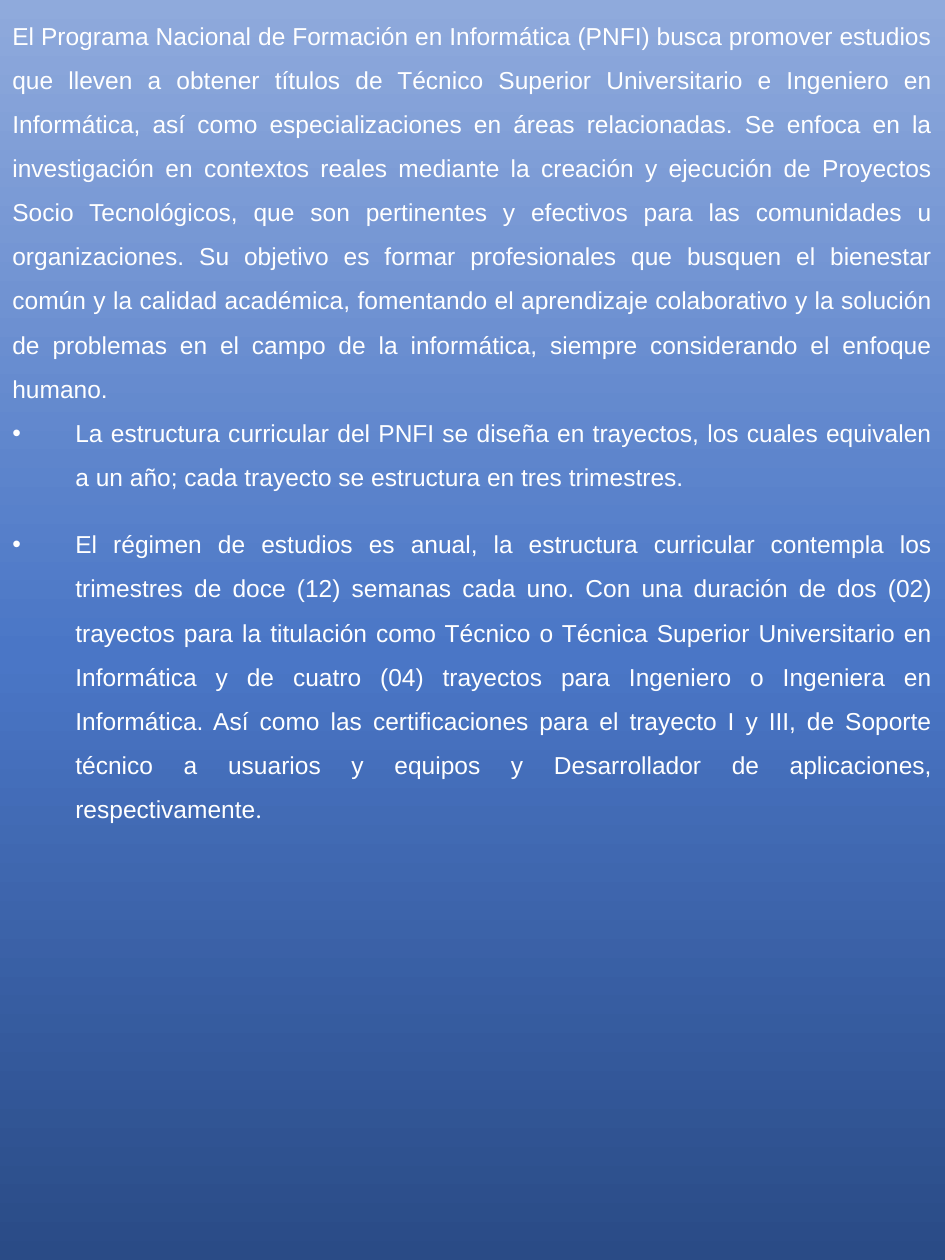
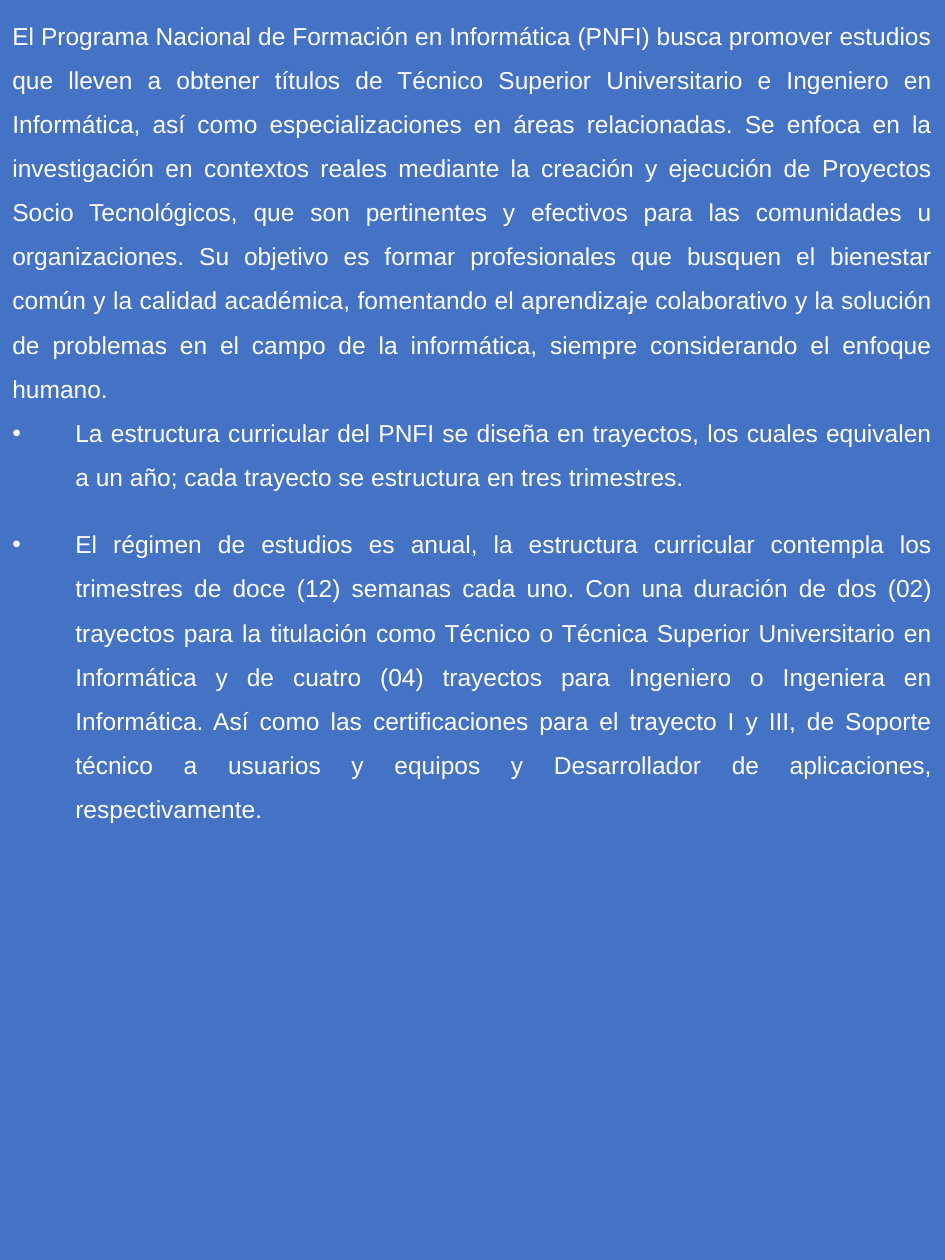
Before and after one commit to oloco2792/Universidad, a slide deck: slide 1 of SERVICIO COMUNITARIO/info.pptx. Drawn at 945x1260 pixels with LibreOffice and Linux fonts; fonts in the diff are those of the drawing. Boxes give left, top, right and bottom in pixels: in the first picture for what was removed or moved away, otherwise in the second. Text is boxed around its words. In the diff, an @@ line names an element or a change of style, - is before the commit and + after.

```diff
--- a/SERVICIO COMUNITARIO/info.pptx
+++ b/SERVICIO COMUNITARIO/info.pptx
@@ background gradient #2A4B86 to #4A76C6 to #8FAADC to #4472C4 @@
```
Also in this commit, not shown: 2 other slides changed, 2 other files.
